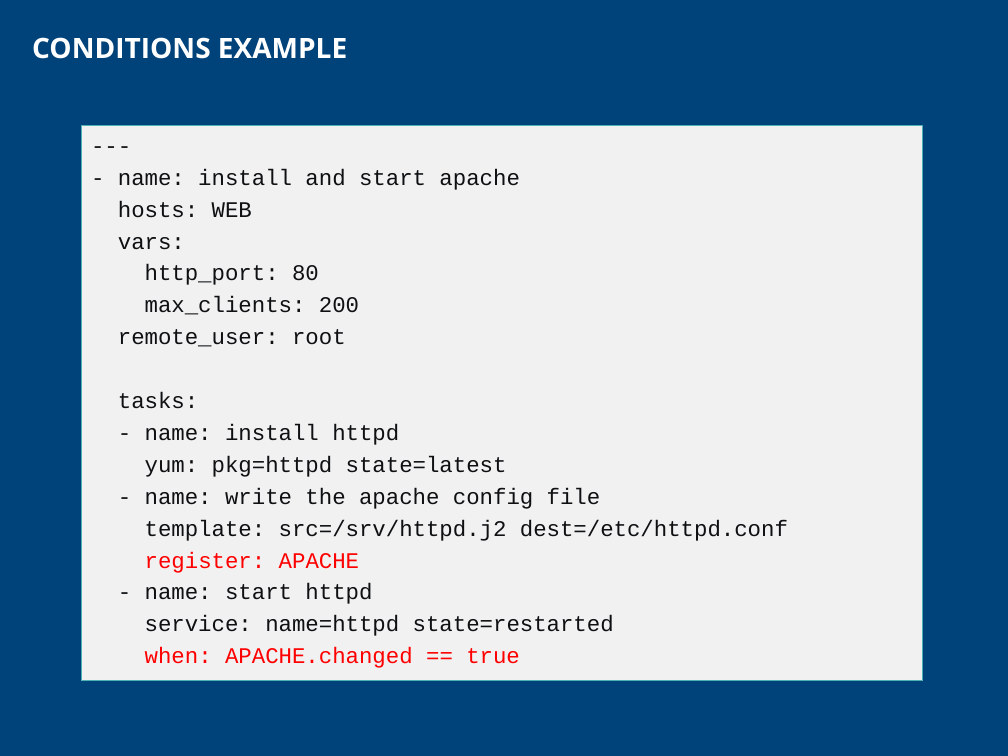
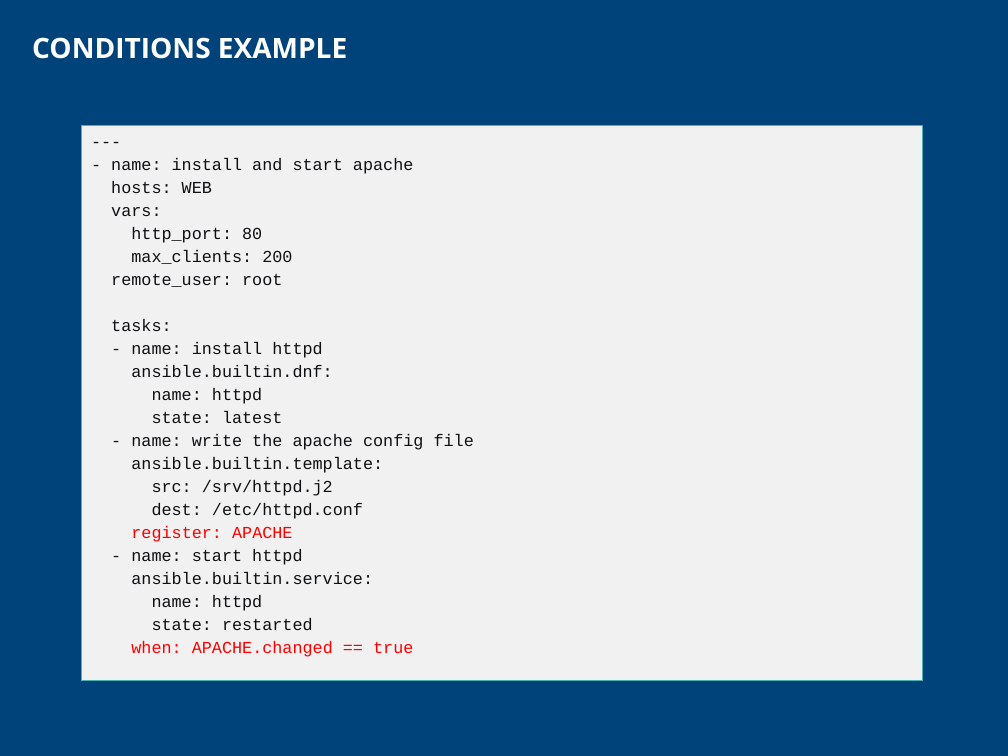
Before and after one commit to CCoupel/ansible-training, a slide deck: slide 93 of Ansible Training.pptx. Drawn at 1008x756 pixels with LibreOffice and Linux fonts; fonts in the diff are those of the drawing; background and template pictures are left out. Boxes give left, top, right and bottom in pixels: in the first picture for what was removed or moved away, otherwise in the second. Text is boxed around its words. In the diff, an @@ line names an element or a change of style, - is before the commit and + after.

```diff
--- a/Ansible Training.pptx
+++ b/Ansible Training.pptx
@@ text in freeform shape at box(111, 158, 474, 657): size 16 to 12 pt in "---", "- name: install and start apache", "hosts: WEB", "vars:" and 9 more places; less space between paragraphs @@
@@ text in freeform shape at box(131, 365, 332, 423): text changed; size 16 to 12 pt @@
-yum: pkg=httpd state=latest
+ansible.builtin.dnf:
+name: httpd
+state: latest
@@ text in freeform shape at box(131, 457, 383, 519): text changed; size 16 to 12 pt @@
-template: src=/srv/httpd.j2 dest=/etc/httpd.conf
+ansible.builtin.template:
+src: /srv/httpd.j2
+dest: /etc/httpd.conf
@@ text in freeform shape at box(131, 572, 373, 631): text changed; size 16 to 12 pt @@
-service: name=httpd state=restarted
+ansible.builtin.service:
+name: httpd
+state: restarted
```
Also in this commit, not shown: 21 other slides changed.
